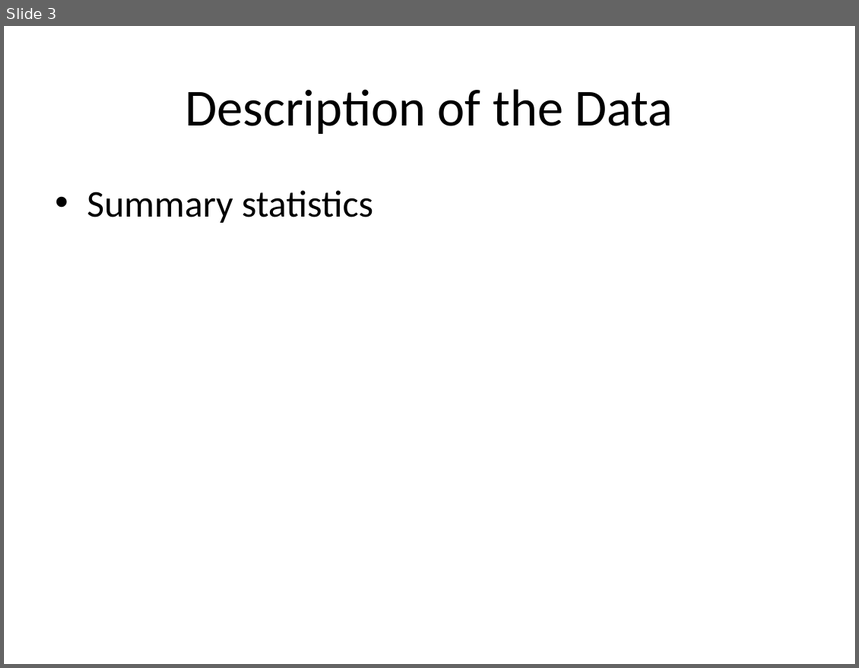
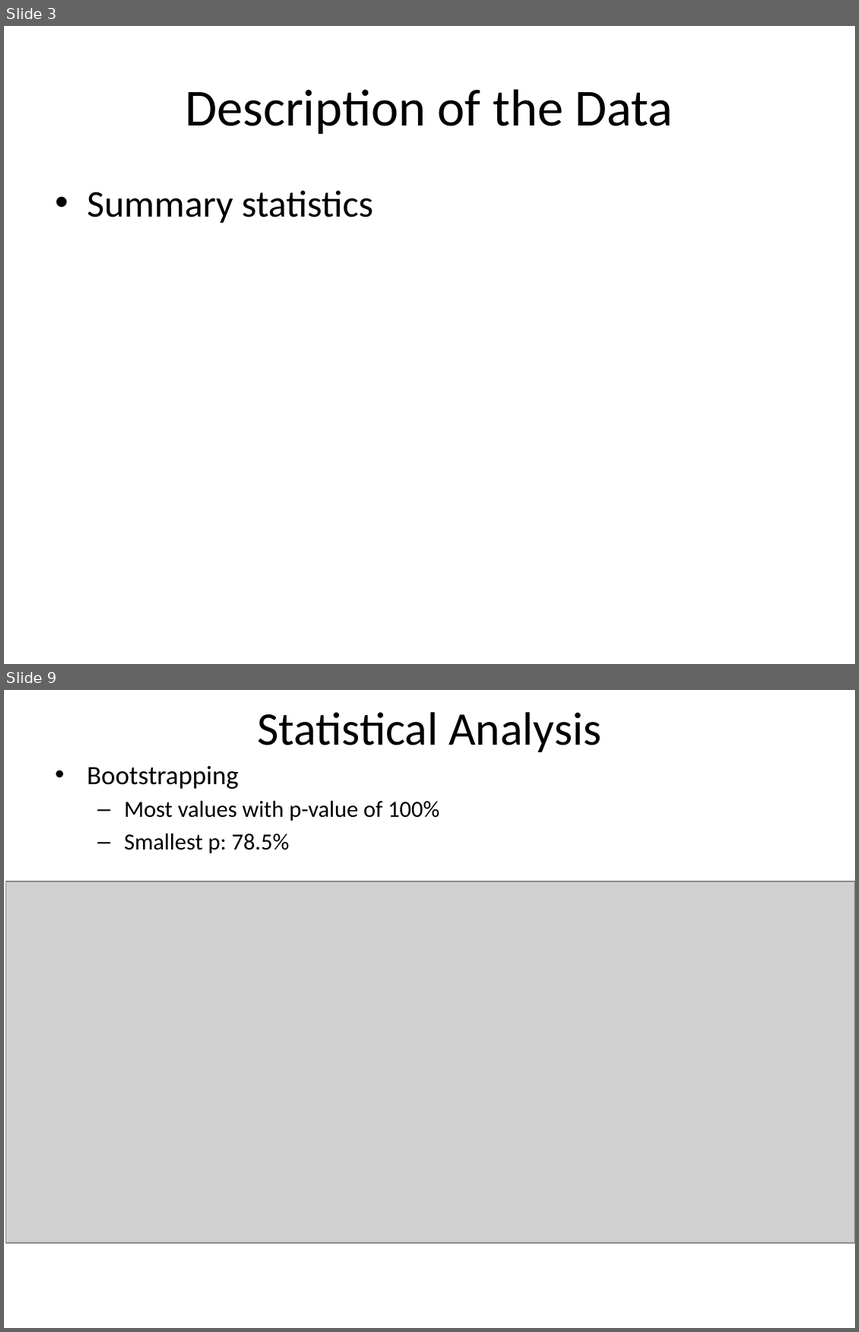
Before and after one commit to nanodoc2020/Springboard, a slide deck: Capstone-Project1/Documents/Data_Story_slides.pptx. Shown one above the other, each under a label of ours: slide 3 before the commit, slides 3 and 9 after it; the slides between them are not shown. The pictures are 859x668 and 859x1332 pixels, drawn with LibreOffice and Linux fonts; fonts in the diff are those of the drawing; grey boxes stand for pictures. Boxes give left, top, right and bottom in pixels: in the first picture for what was removed or moved away, otherwise in the second. Text is boxed around its words. In the diff, an @@ line names an element or a change of style, - is before the commit and + after.

```diff
--- a/Capstone-Project1/Documents/Data_Story_slides.pptx
+++ b/Capstone-Project1/Documents/Data_Story_slides.pptx
@@ slide 9 added at (x1=4, y1=690, x2=855, y2=1328), background #FFFFFF @@
@@ title added at (x1=257, y1=712, x2=601, y2=752), 39.6 pt, text #000000 @@
+Statistical Analysis
@@ text added at (x1=87, y1=766, x2=439, y2=853), 19.6 pt, text #000000 @@
+• Bootstrapping
+  – Most values with p-value of 100%
+  – Smallest p: 78.5%
@@ picture added at (x1=6, y1=882, x2=855, y2=1243) @@
```
Also in this commit, not shown: 1 slide changed, 8 other slides added, 3 slides removed, 1 other file.
